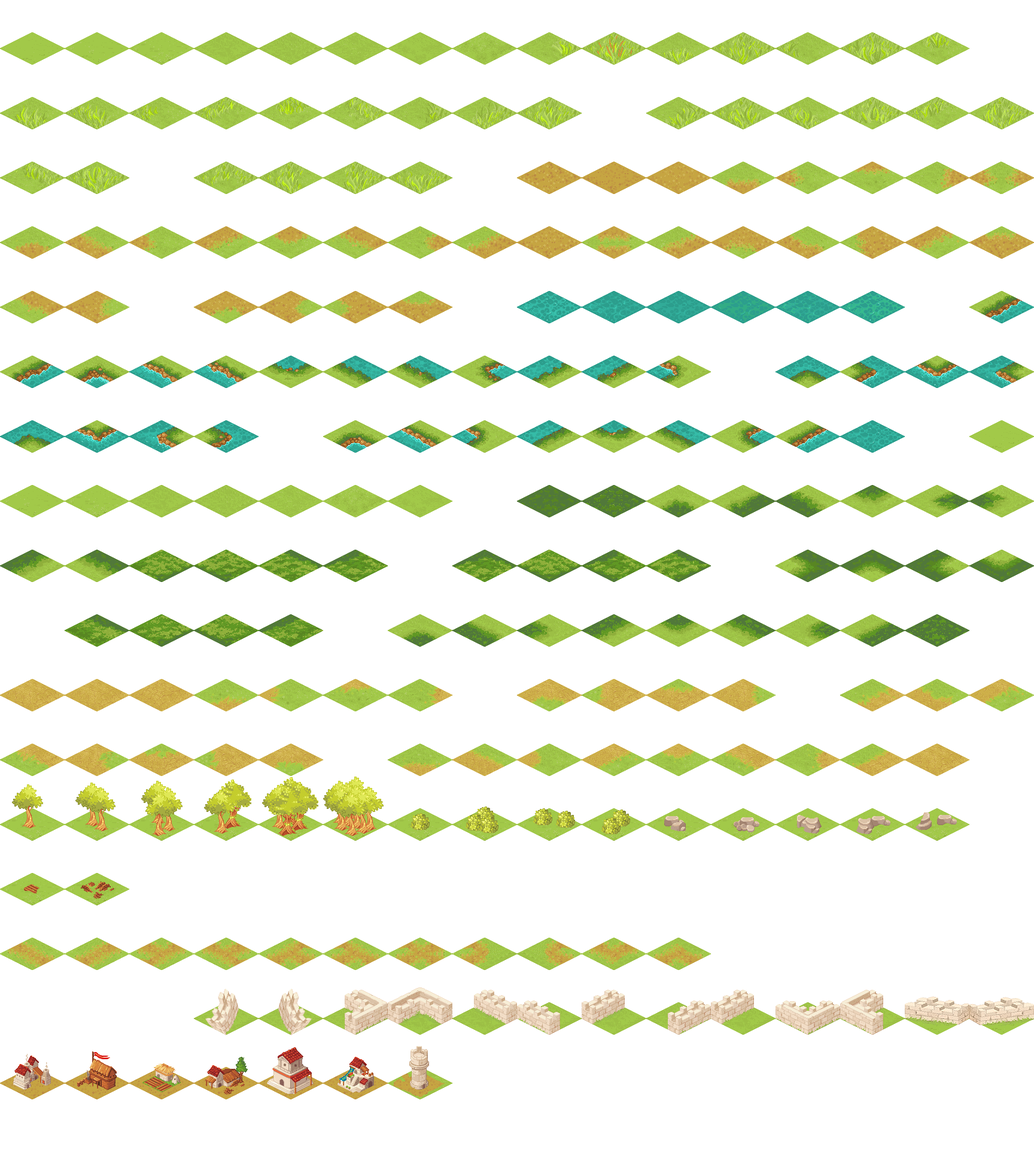
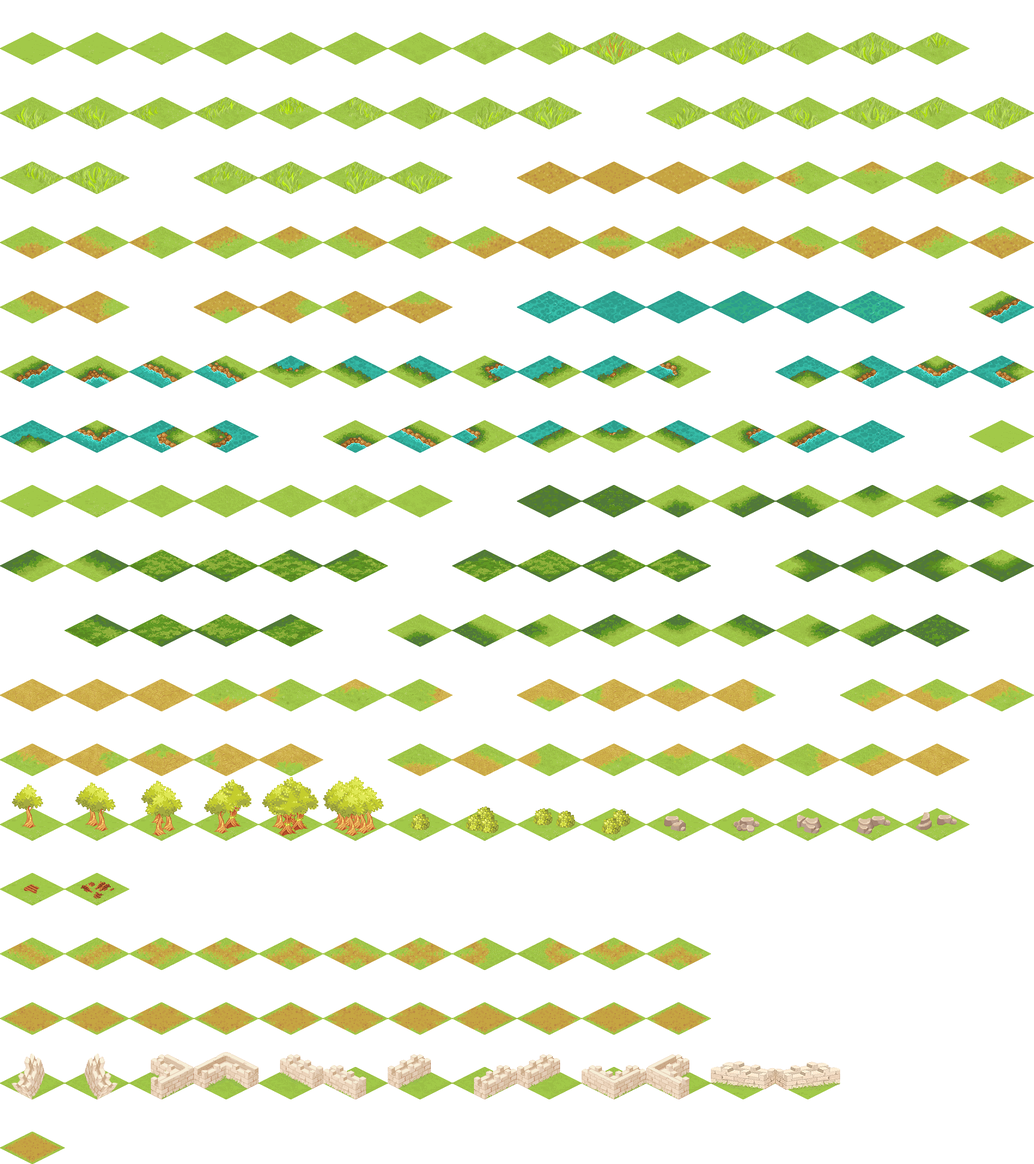
The second 1034 x 1164 image is a revision of the first. Changes to its layers:
removed layer "Layer 111" over [266, 1046, 314, 1094]
removed layer "Layer 107 copy 2" over [387, 1066, 453, 1099]
removed layer "Layer 107 copy" over [323, 1066, 388, 1099]
removed layer "Layer 107" over [258, 1066, 324, 1099]
removed layer "Layer 106" over [193, 1066, 259, 1099]
removed layer "Layer 105" over [129, 1066, 194, 1099]
removed layer "Layer 103 copy" over [64, 1066, 130, 1099]
removed layer "Layer 103" over [0, 1066, 65, 1099]
removed layer "Layer 114 copy" over [969, 1001, 1034, 1035]
removed layer "Layer 114" over [904, 1001, 970, 1035]
added layer "Layer 13 copy 3" above "Layer 13 copy 2" over [30, 1003, 707, 1034]
added layer "Layer 12" above "Layer 11" over [452, 1001, 712, 1035]
added layer "Layer 11" above "Layer 10 copy 3" over [387, 1001, 453, 1035]
added layer "Layer 10 copy 3" above "Layer 10 copy 2" over [323, 1001, 388, 1035]
added layer "Layer 10 copy 2" above "Layer 10 copy" over [259, 1001, 324, 1035]
added layer "Layer 10 copy" above "Layer 10" over [194, 1001, 259, 1035]
added layer "Layer 10" above "Layer 9" over [129, 1001, 194, 1035]
added layer "Layer 9" above "Layer 8" over [64, 1001, 130, 1035]
added layer "Layer 8" above "Layer 5" over [0, 1001, 65, 1035]
added layer "Layer 5" above "Layer 117 copy" over [0, 1131, 65, 1164]
painted on "Layer 117 copy" over [0, 986, 1034, 1100]
removed layer "Layer 116 copy" over [259, 1001, 324, 1035]
removed layer "Layer 116" over [194, 1001, 259, 1035]
removed layer "Layer 102" over [0, 986, 1034, 1035]
…and 12 more changes (3 added, 9 removed)
